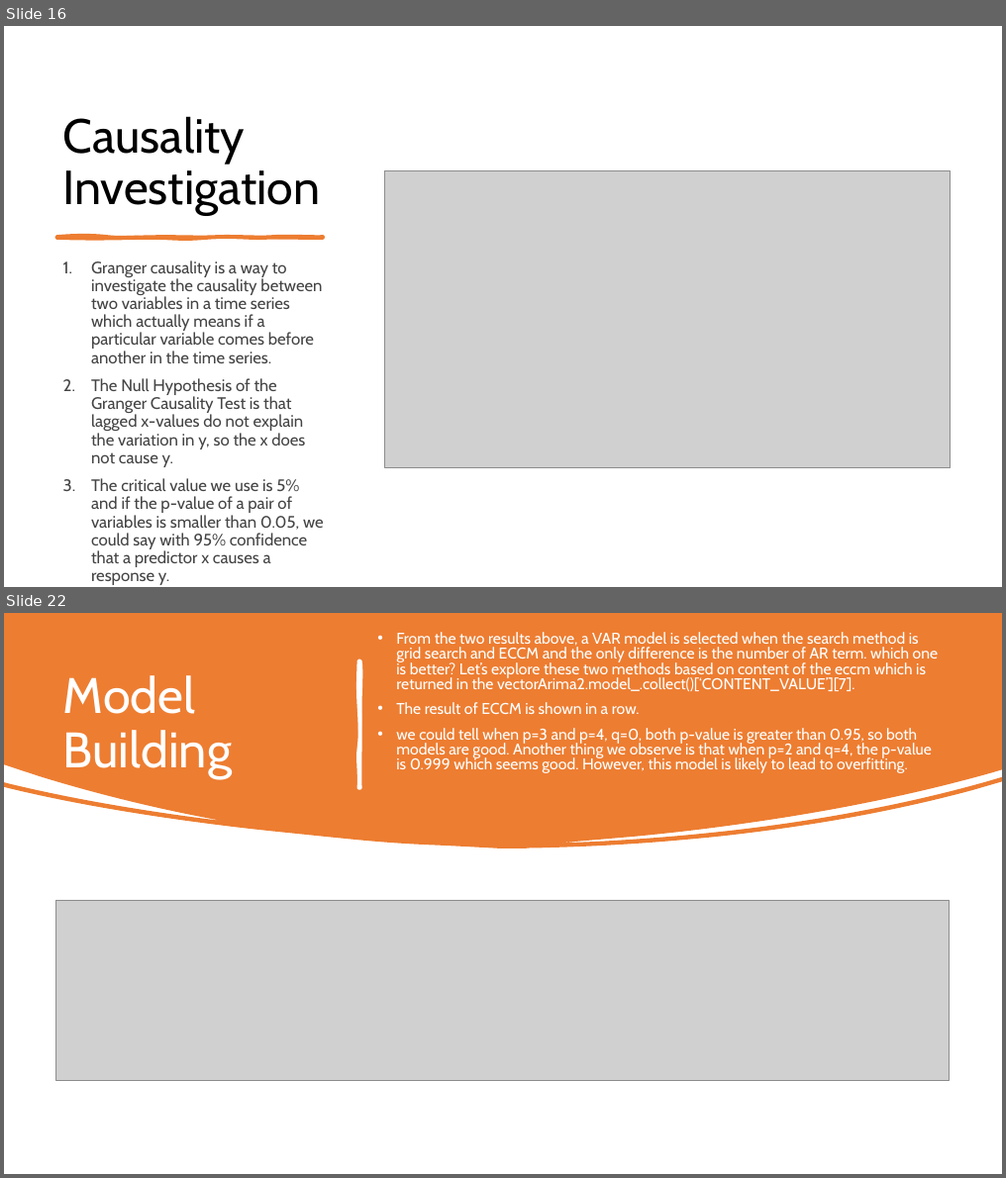
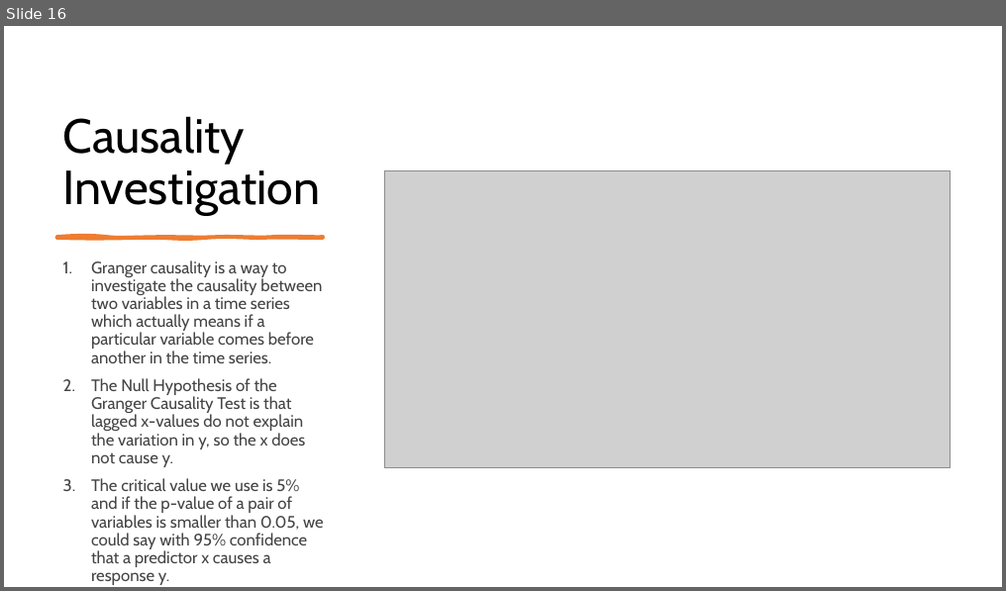
Before and after one commit to raidharmender/MultiVarTSPred, a slide deck: Multivar TS analysis and prediction.pptx. Shown one above the other, each under a label of ours: slides 16 and 22 before the commit, slide 16 after it; the slides between them are not shown. The pictures are 1006x1178 and 1006x591 pixels, drawn with LibreOffice and Linux fonts; fonts in the diff are those of the drawing; grey boxes stand for pictures. Boxes give left, top, right and bottom in pixels: in the first picture for what was removed or moved away, otherwise in the second. Text is boxed around its words. In the diff, an @@ line names an element or a change of style, - is before the commit and + after.

```diff
--- a/Multivar TS analysis and prediction.pptx
+++ b/Multivar TS analysis and prediction.pptx
@@ slide 22 removed at (x1=4, y1=613, x2=1002, y2=1174), background #FFFFFF @@
@@ freeform shape removed at (x1=4, y1=613, x2=1002, y2=849) @@
@@ text removed at (x1=396, y1=632, x2=939, y2=773) @@
-• From the two results above, a VAR model is selected when the search method is grid search and ECCM and the only difference is the number of AR term. which one is better? Let’s explore these two methods based on content of the eccm which is returned in the vectorArima2.model_.collect()[‘CONTENT_VALUE’][7].
-• The result of ECCM is shown in a row.
-• we could tell when p=3 and p=4, q=0, both p-value is greater than 0.95, so both models are good. Another thing we observe is that when p=2 and q=4, the p-value is 0.999 which seems good. However, this model is likely to lead to overfitting.
@@ freeform shape removed at (x1=358, y1=661, x2=360, y2=788) @@
@@ title removed at (x1=63, y1=675, x2=232, y2=778) @@
-Model Building
@@ picture removed at (x1=55, y1=900, x2=949, y2=1081) @@
```
Also in this commit, not shown: 5 slides changed, 3 slides added, 9 other slides removed.
